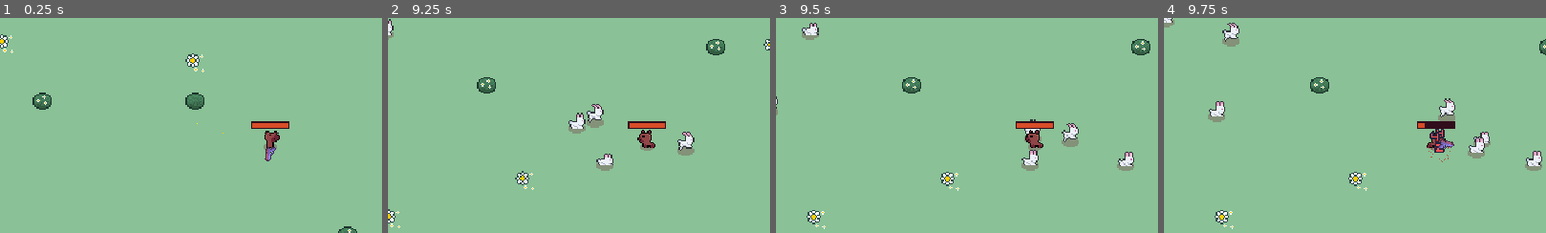
Above: before the commit, frames 1-4 (left to right).
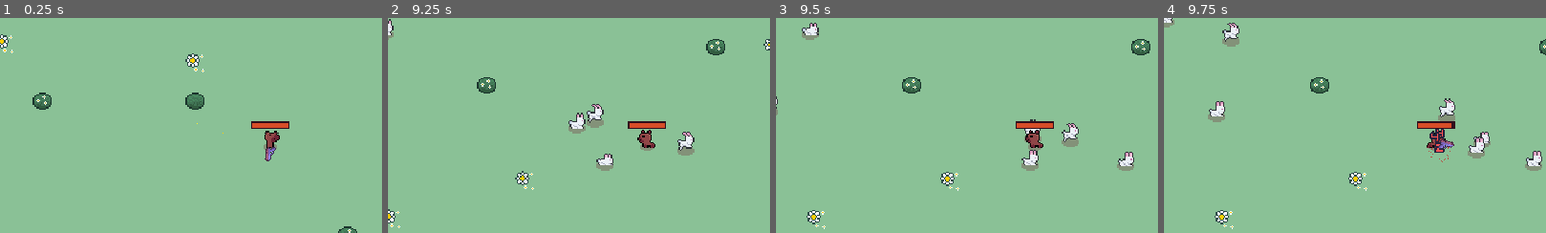
Above: after the commit, the same moments.

Repository: Sundwell/ritka-rampage
Game: Godot game, scene res://scenes/main/main.tscn
Same seed, same stepped clock (60 frames per second), same inputs: the game is played once before the commit and once after it.
Inputs (mouse positions are % of the whole screen's width and height, from its top left):
- Up to frame 1 (0.25 s): no input
- Up to frame 2 (9.25 s): tap Enter at 0.5 s; move the mouse to (72, 45) at 0.52 s; press the mouse at (72, 45) at 0.53 s; hold D (move_right) 0.53-1.28 s; move the mouse to (30, 55) at 1.27 s; release the mouse at (30, 55) at 1.28 s; hold S (move_down) 1.28-2.03 s; tap W (move_top) every 1.5 s from 1.35 to 8.85 s; move the mouse to (60, 28) at 2.02 s; press the mouse at (60, 28) at 2.03 s; hold D (move_right) 2.03-3.53 s; move the mouse to (45, 70) at 2.77 s; release the mouse at (45, 70) at 2.78 s; click (45, 70) at 2.92 s; move the mouse to (80, 65) at 3.52 s; press the mouse at (80, 65) at 3.53 s; hold A (move_left) 3.53-5.03 s; move the mouse to (20, 35) at 4.27 s; release the mouse at (20, 35) at 4.28 s; move the mouse to (55, 50) at 5.02 s; press the mouse at (55, 50) at 5.03 s; hold S (move_down) 5.03-5.78 s; move the mouse to (35, 25) at 5.77 s; release the mouse at (35, 25) at 5.78 s; hold D (move_right) 5.78-8.03 s; move the mouse to (72, 45) at 6.52 s; press the mouse at (72, 45) at 6.53 s; move the mouse to (30, 55) at 7.27 s; release the mouse at (30, 55) at 7.28 s; click (30, 55) at 7.42 s; move the mouse to (60, 28) at 8.02 s; press the mouse at (60, 28) at 8.03 s; hold S (move_down) 8.03-8.78 s; move the mouse to (45, 70) at 8.77 s; release the mouse at (45, 70) at 8.78 s; hold A (move_left) from 8.78 s (still down)
- Up to frame 3 (9.5 s): keep holding A (move_left)
- Up to frame 4 (9.75 s): move the mouse to (80, 65) at 9.52 s; release A (move_left) at 9.53 s; press the mouse at (80, 65) at 9.53 s; hold D (move_right) from 9.53 s (still down)
The pictures show only the part of the screen within x 15-65%, y 20-70%; the shares and areas given below are measured in that part.

Frames 1-3 are identical in both runs. In frame 4, 0.2% of the frame differs, in the area x 68-76%, y 48-52%.

Commit message:
Added velocity component to player

Diff:
--- a/scenes/components/velocity_component.gd
+++ b/scenes/components/velocity_component.gd
@@ -33,3 +33,12 @@
 	character_body.velocity = velocity
 	character_body.move_and_slide()
 	velocity = character_body.velocity
+
+
+func stop():
+	if character_body == null:
+		return
+
+	character_body.velocity = Vector2.ZERO
+	character_body.move_and_slide()
+	velocity = character_body.velocity
--- a/scenes/game_object/player/player.gd
+++ b/scenes/game_object/player/player.gd
@@ -15,6 +15,7 @@
 @onready var animation_player = $AnimationPlayer
 @onready var visuals = $Visuals
 @onready var weapon_controller: WeaponContoller = $WeaponController
+@onready var velocity_component: VelocityComponent = $VelocityComponent
 
 
 func _ready():
@@ -29,7 +30,6 @@
 
 func _physics_process(delta: float):
 	state_machine.update()
-	move_and_slide()
 	shoot()
 
 
@@ -55,18 +55,17 @@
 func move():
 	var direction = get_movement_direction()
 
-	var speed = move_speed if is_shooting else RUN_SPEED
+	var speed: float = move_speed if is_shooting else RUN_SPEED
 
-	var target_velocity = direction.normalized() * speed
-	velocity = velocity.lerp(target_velocity, 1.0 - exp(-ACCELERATION_SMOOTHING * get_physics_process_delta_time()))
-
-	#step_sound.playing = true
+	velocity_component.max_speed = speed
+	velocity_component.accelerate_in_direction(direction)
+	velocity_component.move()
 
 
 #region States
 func enter_state_idle():
 	animation_player.play("idle")
-	velocity = Vector2.ZERO
+	velocity_component.stop()
 	weapon_controller.visible = true
 
 
--- a/scenes/game_object/player/player.tscn
+++ b/scenes/game_object/player/player.tscn
@@ -6,6 +6,7 @@
 [ext_resource type="Texture2D" uid="uid://51ngtrd3m3x6" path="res://scenes/components/ground_shadow/shadow.png" id="3_6ka02"]
 [ext_resource type="PackedScene" uid="uid://cwatwkjukjlvd" path="res://scenes/components/hurtbox_component.tscn" id="3_477au"]
 [ext_resource type="PackedScene" uid="uid://bgs3jisn4rlps" path="res://scenes/components/floating_text/health_changed_text_spawner_component.tscn" id="3_utin2"]
+[ext_resource type="PackedScene" uid="uid://ceo6q5oos0dqn" path="res://scenes/components/velocity_component.tscn" id="4_3lhnd"]
 [ext_resource type="PackedScene" uid="uid://cgti0dc327rmr" path="res://scenes/weapons/weapon_controller/weapon_controller.tscn" id="4_erw3t"]
 [ext_resource type="AudioStream" uid="uid://cjujexkrkwpfb" path="res://scenes/game_object/player/sfx/step_sound.wav" id="5_7v2s2"]
 [ext_resource type="PackedScene" uid="uid://vpugf0fbno2e" path="res://scenes/weapons/pistol/pistol.tscn" id="5_m3j0x"]
@@ -177,6 +178,10 @@
 initial_weapon_scene = ExtResource("5_m3j0x")
 
 [node name="HealthComponent" parent="." instance=ExtResource("2_tfpur")]
+max_health = 100.0
+
+[node name="VelocityComponent" parent="." node_paths=PackedStringArray("character_body") instance=ExtResource("4_3lhnd")]
+character_body = NodePath("..")
 
 [node name="HealthChangedTextSpawnerComponent" parent="." node_paths=PackedStringArray("health_component") instance=ExtResource("3_utin2")]
 health_component = NodePath("../HealthComponent")
--- a/scenes/main/main.tscn
+++ b/scenes/main/main.tscn
@@ -119,7 +119,7 @@
 y_sort_enabled = true
 
 [node name="Water" type="TileMapLayer" parent="Entities/TileMap"]
-tile_map_data = PackedByteArray("AADj/xkAAAACAAMAAADj/xoAAAA …(109424 unchanged characters)… CAAMAAABBAAUAAAACAAMAAABBAAYAAAACAAMAAAA=")
+tile_map_data = PackedByteArray("AADj/xkAAAACAAMAAADj/xoAAAA …(109424 unchanged characters)… CAAMAAABBAAUAAAACAAMAAABBAAYAAAACAAMAAAAYABgAAAACAAMAAAAZABgAAAACAAMAAAAaABgAAAACAAMAAAAaABcAAAACAAMAAAAaABYAAAACAAMAAAA=")
 tile_set = ExtResource("6_a6vb0")
 
 [node name="Ground" type="TileMapLayer" parent="Entities/TileMap"]
Not shown: 1 places in scenes/game_object/player/player.tscn that only renumber resources
